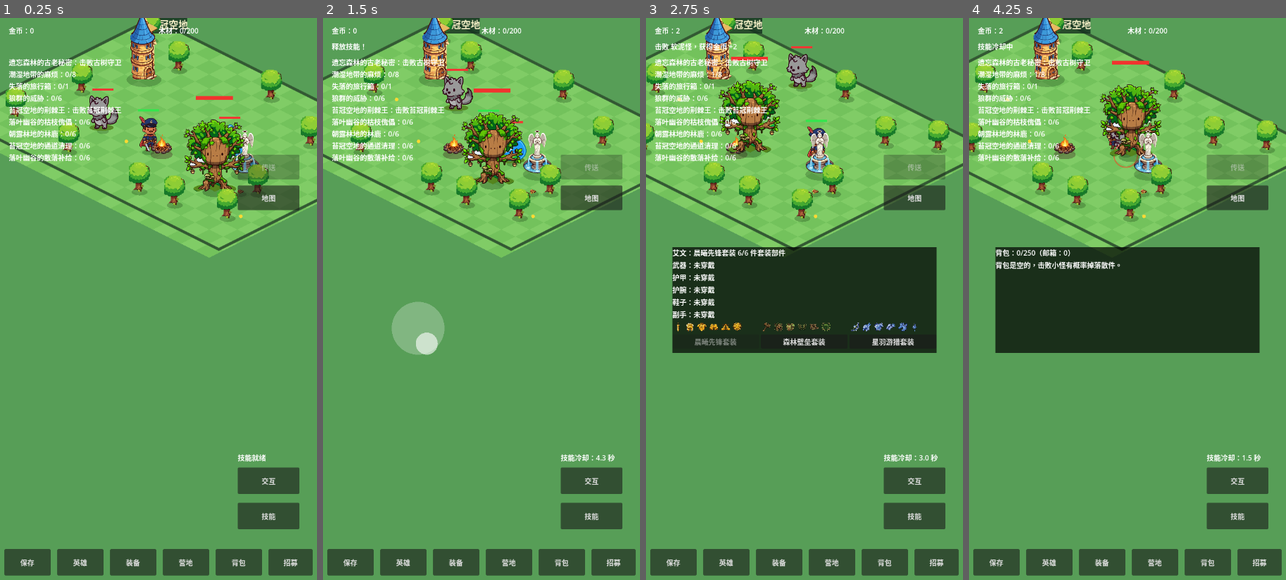
Above: before the commit, frames 1-4 (left to right).
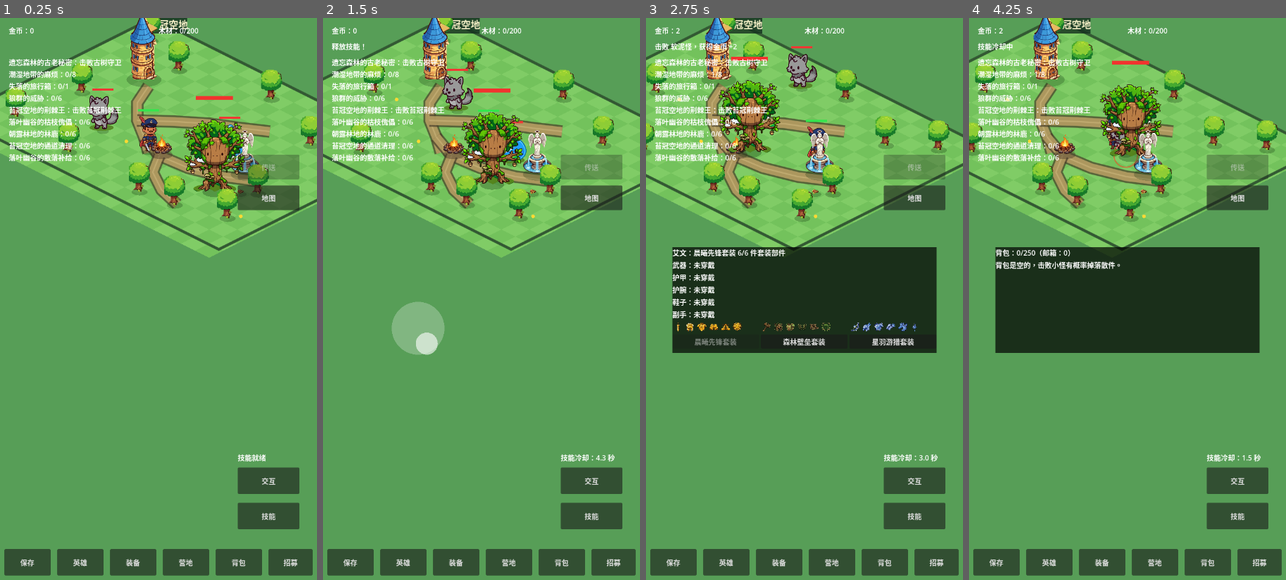
Above: after the commit, the same moments.

Repository: oneyi53/game
Game: Godot game, scene res://scenes/main.tscn
Same seed, same stepped clock (60 frames per second), same inputs: the game is played once before the commit and once after it.
Inputs (mouse positions are in pixels of both pictures, inside the frame that each line leads up to):
- Up to frame 1 (0.25 s): no input
- Up to frame 2 (1.5 s): tap Enter at 0.5 s; move the mouse to (551, 270) at 0.52 s; hold Right (ui_right) 0.53-1.25 s; tap E at 0.6 s; click (551, 270) at 0.67 s; tap Space at 0.77 s; drag from (418, 327) to (465, 411) at 1.27 s
- Up to frame 3 (2.75 s): move the mouse to (836, 175) at 2.02 s; hold Right (ui_right) from 2.03 s (still down); tap Q at 2.1 s
- Up to frame 4 (4.25 s): release Right (ui_right) at 2.75 s; drag from (1111, 411) to (1032, 214) at 2.77 s; move the mouse to (1222, 383) at 3.52 s; hold Left (ui_left) from 3.53 s (still down); tap B at 3.6 s; tap Space at 3.77 s

The runs differ from the first frame. In frame 1, 1.8% of the frame differs, in the area x 41-86%, y 11-35%; in frame 2, 1.8%; in frame 3, 1.9%; in frame 4, 2.0%, in the area x 20-65%, y 11-35%.

Commit message:
Add branching exploration trails to outdoor maps

Diff:
--- a/scripts/core/map.gd
+++ b/scripts/core/map.gd
@@ -105,6 +105,39 @@
 func _draw_dot(world_position: Vector2, radius: float, color: Color) -> void:
     draw_circle(WorldProjectionScript.world_to_screen(world_position), radius, color)
 
+func _draw_exploration_paths() -> void:
+    # Readable route network: outer earth shoulder plus a lighter worn trail.
+    # Coordinates remain map-local so camera, collision and save positions agree.
+    var routes: Array = []
+    if active_map_id == WorldMaps.MOSS_CROWN:
+        routes = [
+            [Vector2(600, 620), Vector2(520, 560), Vector2(430, 500), Vector2(350, 420), Vector2(300, 320)],
+            [Vector2(430, 500), Vector2(520, 420), Vector2(610, 350), Vector2(700, 300), Vector2(780, 250)],
+            [Vector2(520, 560), Vector2(640, 610), Vector2(760, 600), Vector2(880, 560), Vector2(980, 500)],
+            [Vector2(640, 610), Vector2(700, 700), Vector2(800, 760), Vector2(900, 790)]
+        ]
+    elif active_map_id == WorldMaps.FALLEN_LEAF:
+        routes = [
+            [Vector2(600, 650), Vector2(500, 570), Vector2(420, 480), Vector2(360, 380), Vector2(300, 260)],
+            [Vector2(420, 480), Vector2(540, 420), Vector2(660, 360), Vector2(760, 300)],
+            [Vector2(540, 420), Vector2(660, 500), Vector2(780, 570), Vector2(940, 620)]
+        ]
+    elif active_map_id == WorldMaps.MORNING_DEW:
+        routes = [
+            [Vector2(600, 650), Vector2(500, 570), Vector2(420, 480), Vector2(360, 380), Vector2(260, 260)],
+            [Vector2(420, 480), Vector2(560, 420), Vector2(700, 360), Vector2(860, 280)],
+            [Vector2(560, 420), Vector2(660, 520), Vector2(760, 600), Vector2(900, 650), Vector2(1040, 660)]
+        ]
+    else:
+        return
+    for route in routes:
+        var projected := PackedVector2Array()
+        for point in route:
+            projected.append(WorldProjectionScript.world_to_screen(point))
+        draw_polyline(projected, Color(0.28, 0.24, 0.16, 0.72), 27.0, true)
+        draw_polyline(projected, Color(0.72, 0.62, 0.39, 0.88), 19.0, true)
+        draw_polyline(projected, Color(0.82, 0.73, 0.5, 0.52), 2.0, true)
+
 func _draw() -> void:
     var manager = WorldMaps.new()
     var bounds: Rect2 = manager.map_bounds(active_map_id)
@@ -124,6 +157,7 @@
             else:
                 color = Color(0.45, 0.76, 0.36) if odd else Color(0.5, 0.8, 0.4)
             _draw_ground_tile(xi, yi, color)
+    _draw_exploration_paths()
     var outline := _projected_rect(bounds)
     outline.append(outline[0])
     draw_polyline(outline, Color(0.2, 0.35, 0.2), 5.0, true)
